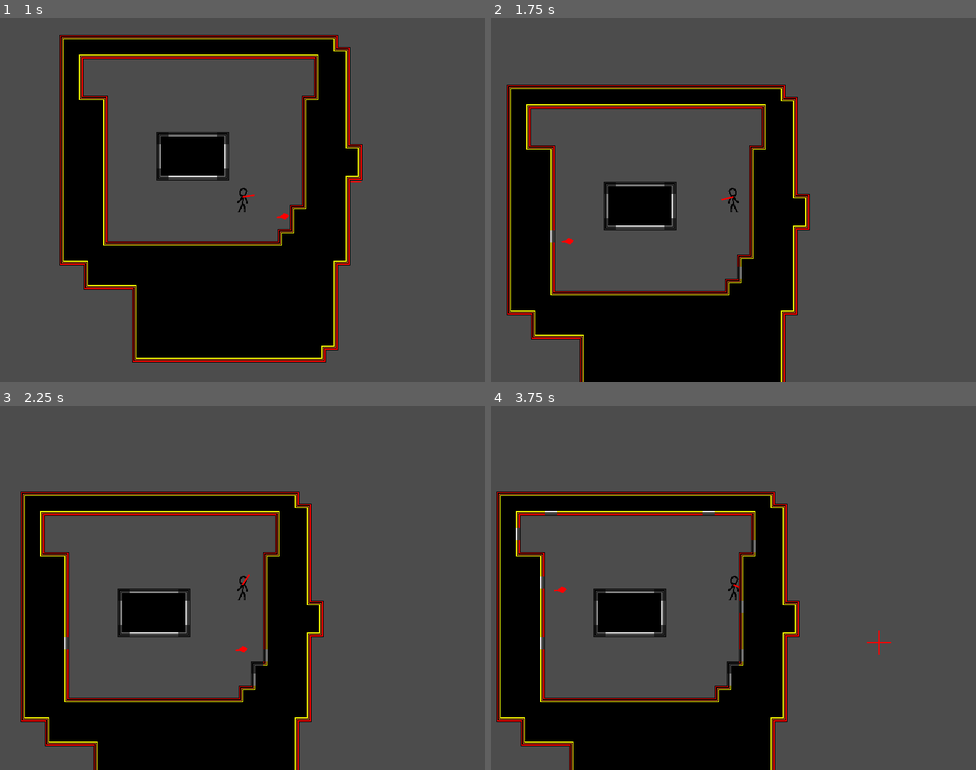
Above: before the commit, frames 1-4 (two rows, left to right).
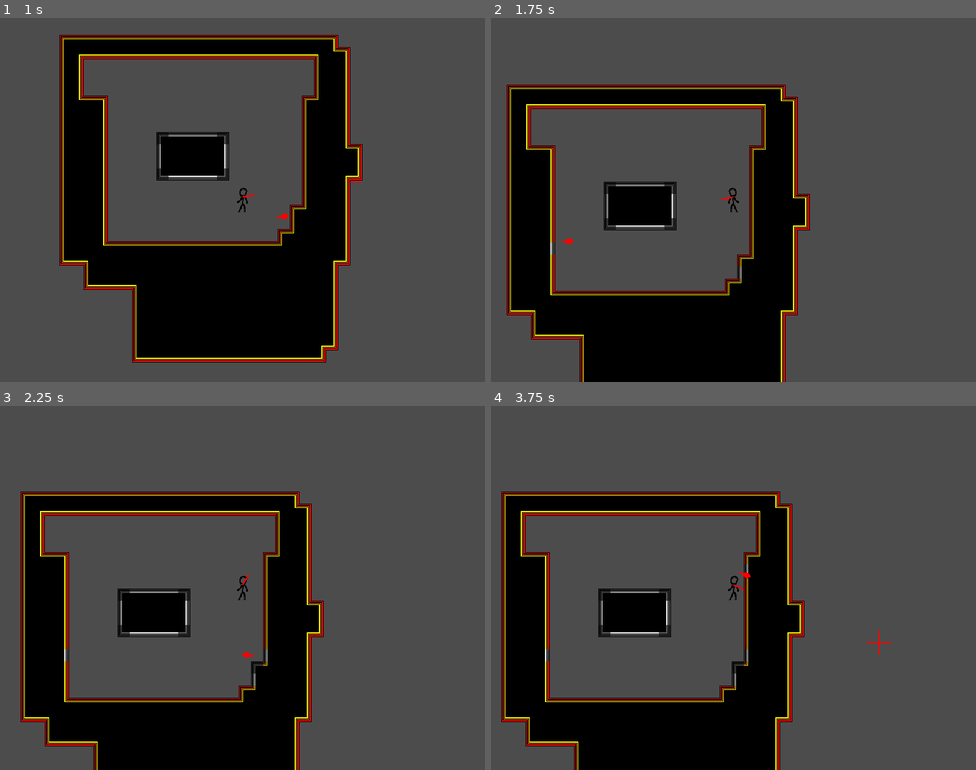
Above: after the commit, the same moments.

Repository: emmawithanE/Frisbee
Game: Godot game, scene res://scenes/World.tscn
Same seed, same stepped clock (60 frames per second), same inputs: the game is played once before the commit and once after it.
Inputs (mouse positions are in pixels of both pictures, inside the frame that each line leads up to):
- Up to frame 1 (1 s): tap Enter at 0.5 s; move the mouse to (349, 181) at 0.52 s; hold Right (ui_right) from 0.53 s (still down); click (349, 181) at 0.6 s; tap Up (ui_up) at 0.77 s
- Up to frame 2 (1.75 s): keep holding Right (ui_right); move the mouse to (636, 218) at 1.27 s; click (636, 218) at 1.35 s; tap Up (ui_up) at 1.52 s
- Up to frame 3 (2.25 s): move the mouse to (291, 507) at 2.02 s; release Right (ui_right) at 2.03 s; hold Left (ui_left) from 2.03 s (still down); click (291, 507) at 2.1 s
- Up to frame 4 (3.75 s): move the mouse to (709, 660) at 2.77 s; release Left (ui_left) at 2.78 s; hold Right (ui_right) from 2.78 s (still down); click (709, 660) at 2.85 s; tap Up (ui_up) at 3.02 s; move the mouse to (879, 642) at 3.52 s; click (879, 642) at 3.6 s

Frame 1 is identical in both runs. In frame 2, less than 0.1% of the frame differs, in the area x 12-14%, y 58-65%; in frame 3, less than 0.1%; in frame 4, 4.3%, in the area x 1-65%, y 23-100%.

Commit message:
bullet rotation

Diff:
--- a/scenes/Shot.gd
+++ b/scenes/Shot.gd
@@ -18,6 +18,7 @@
 	if collision:
 		if (collision.get_collider().has_method("ball_collision")):
 			collision.get_collider().ball_collision(self, collision)
+		look_at(global_position + vel)
 
 func increase_speed():
 	var v = vel.length()
